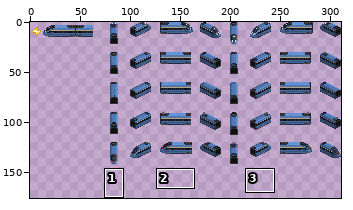
Sprite sheet -- src/locomotive/KTX/EUM_32bpp.png. The picture above shows the old version from afar; the outline marks the close-up.
Close-up. Old version:
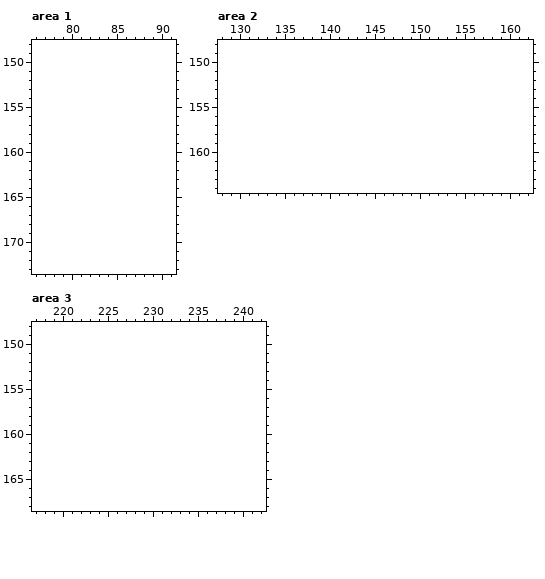
The file is 311x142 pixels. Shown: area 1: x 76..91, y 148..173; area 2: x 128..162, y 148..164; area 3: x 217..242, y 148..168. The old version is drawn lined up with the new one, on the new canvas. The wide view leaves out empty margins. The commit also changed other parts of the picture, which this record leaves out.
After:
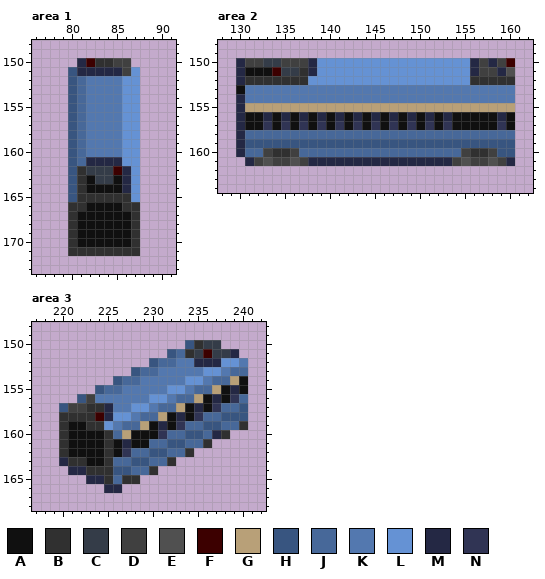
Palette (. is transparent): A #101010  B #303030  C #343c48  D #404040  E #505050  F #3c0000  G #b8a078  H #385580  J #476899  K #5378af  L #6592d4  M #242844  N #303454
Diff:
canvas 311x142 -> 311x180
Changed rows in their new state; - is an unchanged pixel.
Area 1:
first column x 80:
150 -MFBBDD-
151 HMMMMMDL
152 HJKKKKLL
153 HJKKKKLL
154 HJKKKKLL
155 HJKKKKLL
156 HJKKKKLL
157 HJKKKKLL
158 HJKKKKLL
159 HJKKKKLL
160 HJKKKKLL
161 HJMMMMLL
162 HBCCCFML
163 HBACCAML
164 HBAAAAML
165 HBBBBBBL
166 BBAAAABB
167 BAAAAAAB
168 BAAAAAAB
169 BAAAAAAB
170 BAAAAAAB
171 BBBBBBBB
Area 2:
first column x 130:
150 MDDCCDDDMLLLLLLLLLLLLLLLLLMDMDF
151 MAAAFCCBMLLLLLLLLLLLLLLLLLMDDME
152 MBBBBBBBLLLLLLLLLLLLLLLLLLBBBBB
153 AKKKKKKKKKKKKKKKKKKKKKKKKKKKKKK
154 MKKKKKKKKKKKKKKKKKKKKKKKKKKKKKK
155 MGGGGGGGGGGGGGGGGGGGGGGGGGGGGGG
156 MAAMAMAMAMAMAMAMAMAMAMAMAAAAAMA
157 MAANANANANANANANANANANANAAAAANA
158 MJJJJJJJJJJJJJJJJJJJJJJJJJJJJJJ
159 MHHHHHHHHHHHHHHHHHHHHHHHHHHHHHH
160 MJJDBBDJJJJJJJJJJJJJJJJJJDBBDHH
161 -MDEDDEDMMMMMMMMMMMMMMMMDEDDEDM
Area 3:
first column x 220:
150 --------------HBCC---
151 ------------HJBCFCCM-
152 ----------HJJKKMMMLLK
153 --------HJJKKKKKLLKJJ
154 ------HJJKKKKKLLKJJGA
155 ----HJJKKKKKLLKJJGAMA
156 --HDKKKKKKLLKJJGAMANJ
157 HDDBBMKKLLKJJGAMANJJH
158 BBBBFMLLKJJGAMANJJHHH
159 BAABBLKJJGAMANJJHHJJB
160 BAAAABJGAAANJJHHJMB--
161 BAAAABAMAAJJHHJJB----
162 BAAAABANJJHHJJB------
163 MBBAABJJHHJJB--------
164 -MMBBBHHJJB----------
165 ---MMBJBB------------
166 -----MM--------------
Boxes around the changes in both close-ups, in picture pixels (x1, y1, x2, y2):
added: (68, 58, 140, 256)
added: (236, 58, 515, 166)
added: (59, 340, 248, 493)
